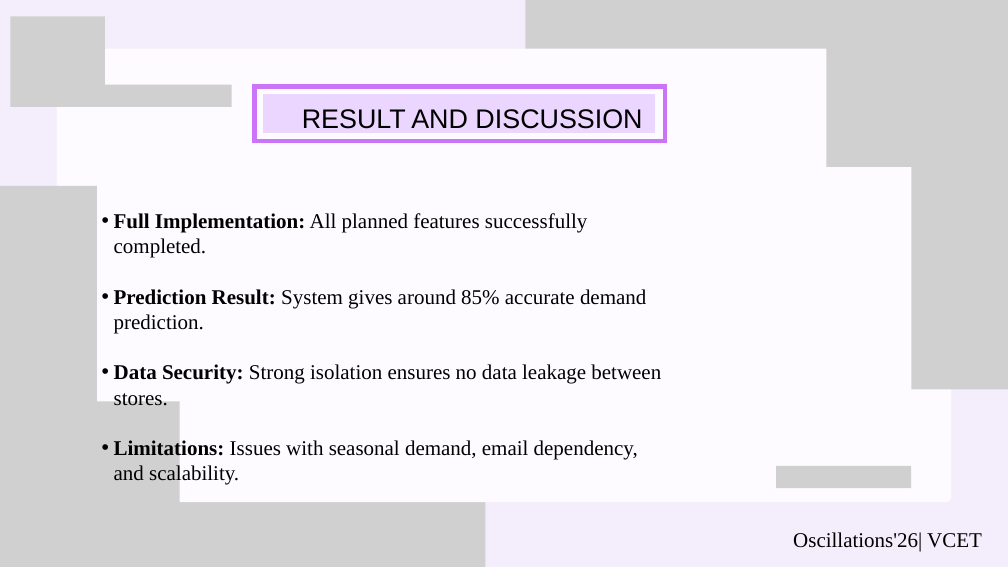
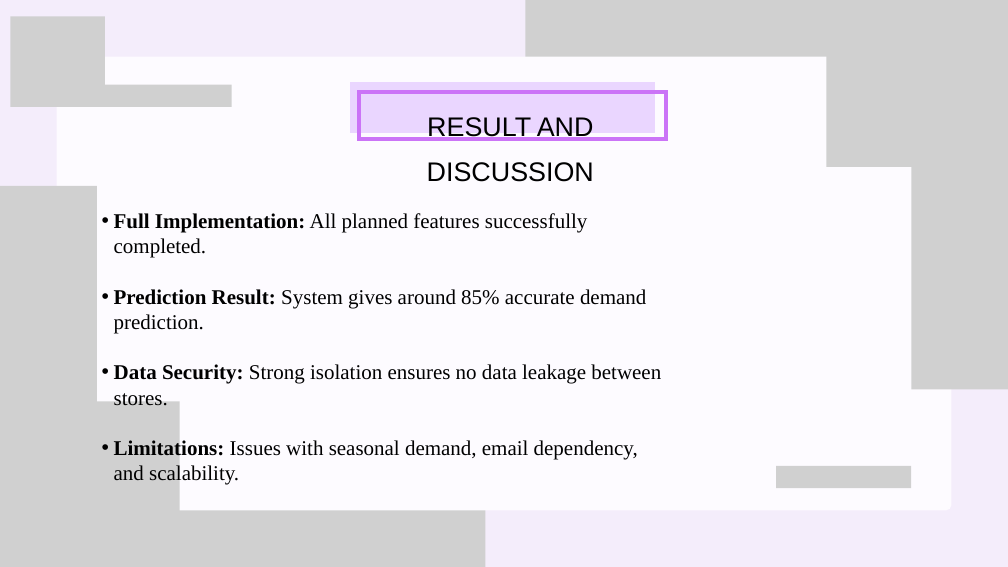
Before and after one commit to aklesh090/InveXa-sTacK-1.1, a slide deck: slide 8 of INVEXA.pptx (slide 9 before the commit). Drawn at 1008x567 pixels with LibreOffice and Linux fonts; fonts in the diff are those of the drawing; grey boxes stand for pictures. Boxes give left, top, right and bottom in pixels: in the first picture for what was removed or moved away, otherwise in the second. Text is boxed around its words. In the diff, an @@ line names an element or a change of style, - is before the commit and + after.

```diff
--- a/INVEXA.pptx
+++ b/INVEXA.pptx
@@ freeform shape: place and size @@
-freeform shape at (56,49,951,502)
+freeform shape at (56,56,951,510)
@@ freeform shape: place and size @@
-freeform shape at (263,94,655,133)
+freeform shape at (350,82,655,133)
@@ freeform shape: place and size @@
-freeform shape at (255,87,665,141)
+freeform shape at (359,92,666,140)
@@ text "RESULT AND DISCUSSION" rewrapped from (302,109,642,129) to (427,117,594,182) @@
@@ text removed at (793,532,982,552) @@
-Oscillations'26| VCET
```
Also in this commit, not shown: 10 other slides changed, 1 slide removed, 8 other files.
